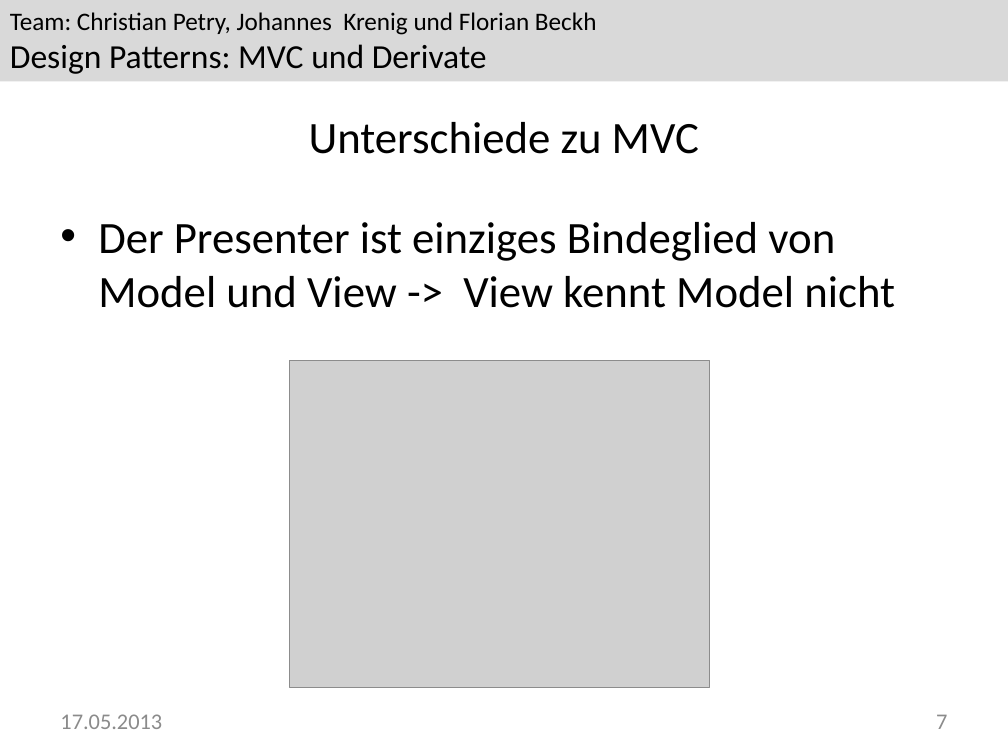
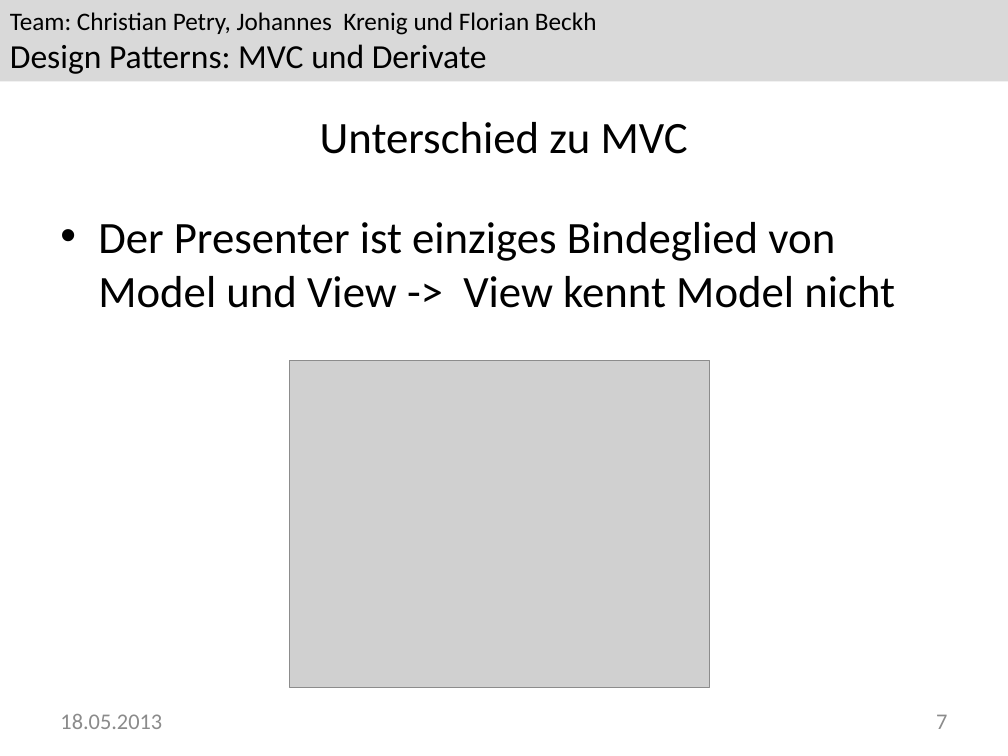
Before and after one commit to Greever/Design-Pattern-MVC, a slide deck: slide 7 of Dokumentation/Praesentation/Praesentation.pptx. Drawn at 1008x756 pixels with LibreOffice and Linux fonts; fonts in the diff are those of the drawing; grey boxes stand for pictures; background and template pictures are left out. Boxes give left, top, right and bottom in pixels: in the first picture for what was removed or moved away, otherwise in the second. Text is boxed around its words. In the diff, an @@ line names an element or a change of style, - is before the commit and + after.

```diff
--- a/Dokumentation/Praesentation/Praesentation.pptx
+++ b/Dokumentation/Praesentation/Praesentation.pptx
@@ title at (x1=320, y1=122, x2=688, y2=154): text changed @@
-Unterschiede zu MVC
+Unterschied zu MVC
@@ text at (x1=60, y1=714, x2=162, y2=729): text changed @@
-17.05.2013
+18.05.2013
```
Also in this commit, not shown: 13 other slides changed, 9 slides added, 2 other files.
